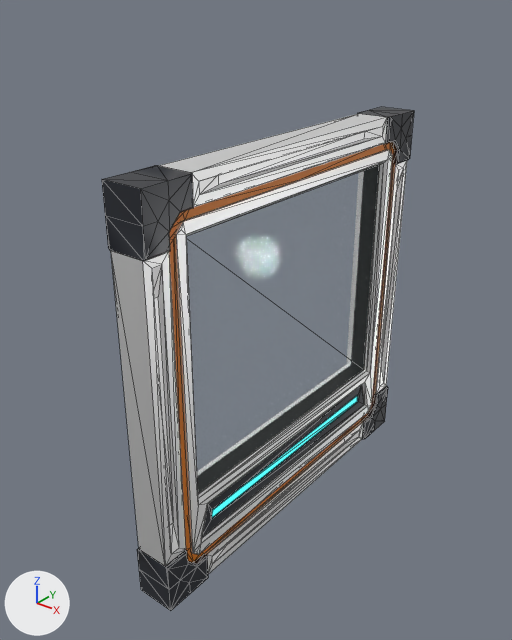
The glTF model assets/ozea/wall_window.glb as it was, and as the next commit left it.
Both versions are drawn from a camera (50 mm lens) standing at (1.9, -2.61, 1.66) and looking at (-0.09, -0.13, 0.11). Lighting does not change. The marker at lower left points along +X, +Y and +Z. The first picture is the older version. Mesh edges are drawn as thin lines. Where no turn or scale is listed for an object, it has been applied to the vertices. Vertices at exactly the same position are counted once.

The scene before the commit, as lines of its bpy script (objects in view):
```python
me_cube_001 = bpy.data.meshes.new('Cube.001')
me_cube_001.from_pydata(...)  # 400 vertices, 752 faces; spans x -0.1..0.1, y -1.0..1.0, z -1.0..1.0
# faces by material slot: [324, 328, 84, 4, 4, 8]
me_cube_001.materials.append(mat_m_gris_metal)  # white #ffffff
me_cube_001.materials.append(mat_m_noir_bleuté)  # dark grey #292c34
me_cube_001.materials.append(mat_m_orange)  # orange #e78000
me_cube_001.materials.append(mat_m_plexiglas)  # white #eafdff
me_cube_001.materials.append(mat_m_cyan)  # cyan #7fe7e5, glowing cyan #08faff
me_cube_001.materials.append(mat_m_noir_profond)  # black #000000
ob_sm_wallpanel_large_window = bpy.data.objects.new('SM_WallPanel_Large_Window', me_cube_001)
ob_sm_wallpanel_large_window.location = (0.0, 0.0, 0.0)
```
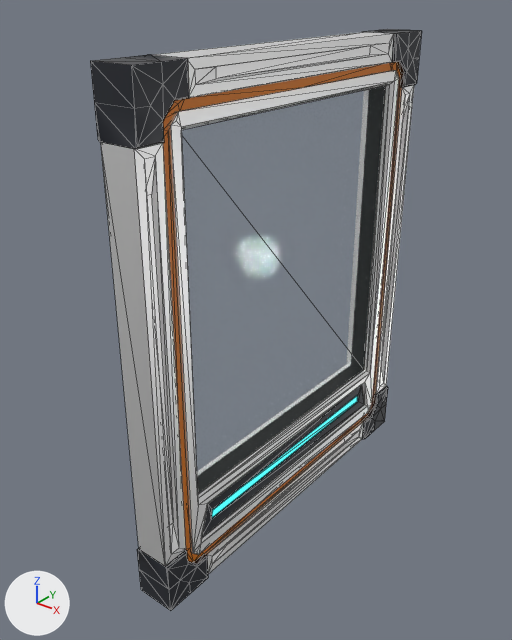
The newer file is also turned or shifted as a whole; pictures and numbers use the older file's frame.

The change in detail:
me_cube_001 is used by ob_sm_wallpanel_large_window; location (0.0, 0.0, 0.0).
me_cube_001 had 400 vertices, 752 faces and spanned x -0.1..0.1, y -1.0..1.0, z -1.0..1.0.
me_cube_001 now has 400 vertices, 752 faces and spans x -0.1..0.1, y -1.0..1.0, z -1.0..1.4.
me_cube_001 part 1: all 178 vertices in x -0.1..0.1, y -1.0..1.0, z 0.55..1.0 are moved by (0.0, 0.0, 0.4).

Boxes [x1, y1, x2, y2] around the edits, measured in the pictures (512 x 640 px; the box of a moved part takes in the faces that stretch with it):
'SM_WallPanel_Large_Window', reshaped (6% wider, 15% taller): before [102, 107, 414, 611]; after [90, 29, 422, 611]
part 1 of me_cube_001, moved or reshaped: before [102, 107, 414, 545]; after [90, 29, 422, 545]
